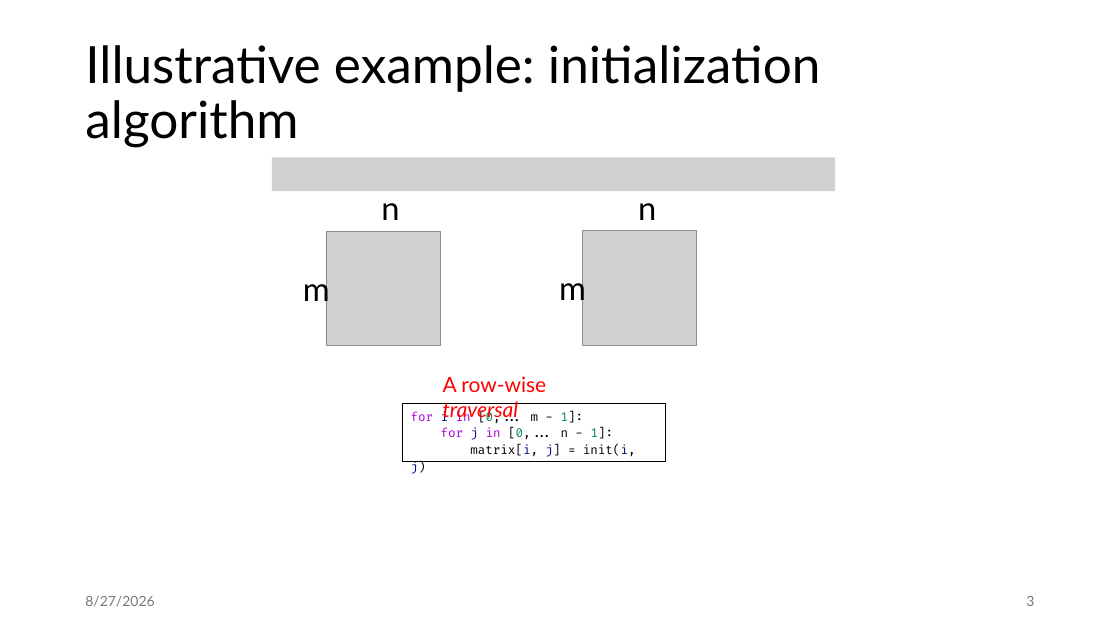
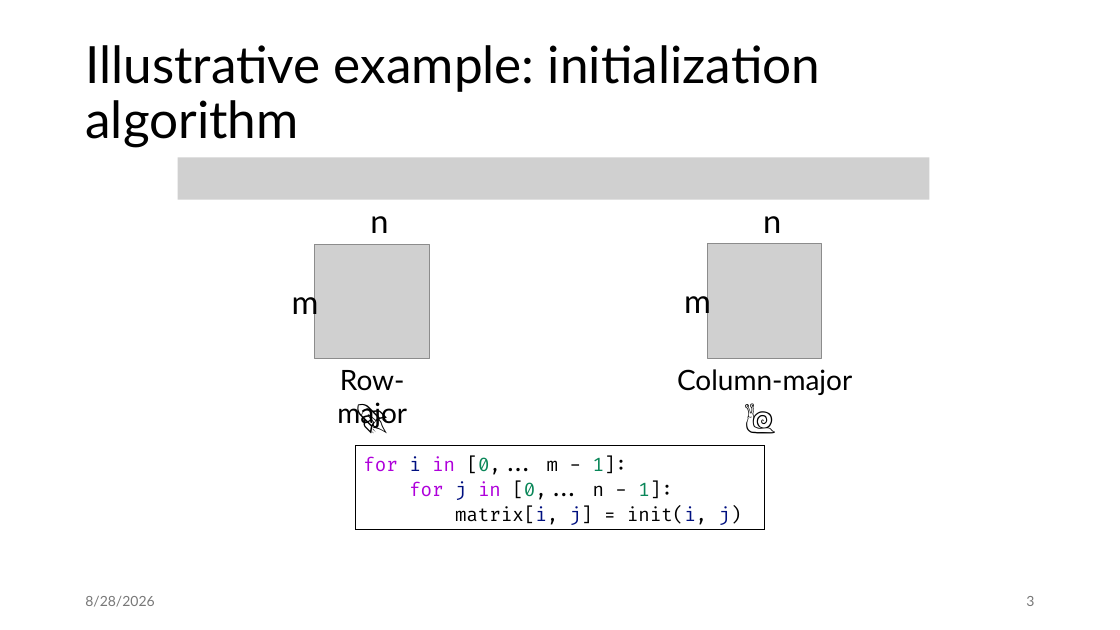
Before and after one commit to jiriklepl/phd-thesis, a slide deck: slide 3 of slides/Optimizing Memory Layouts and Traversal Orders in High-Performance Computing.pptx. Drawn at 1120x630 pixels with LibreOffice and Linux fonts; fonts in the diff are those of the drawing; grey boxes stand for pictures. Boxes give left, top, right and bottom in pixels: in the first picture for what was removed or moved away, otherwise in the second. Text is boxed around its words. In the diff, an @@ line names an element or a change of style, - is before the commit and + after.

```diff
--- a/slides/Optimizing Memory Layouts and Traversal Orders in High-Performance Computing.pptx
+++ b/slides/Optimizing Memory Layouts and Traversal Orders in High-Performance Computing.pptx
@@ picture: place and size @@
-picture at [272, 157, 836, 191]
+picture at [177, 157, 929, 199]
@@ text "n": place and size @@
-text "n" at [638, 203, 656, 220]
+text "n" at [763, 216, 781, 233]
@@ picture: place and size @@
-picture at [583, 231, 697, 346]
+picture at [708, 243, 822, 358]
@@ 2 texts, 1 picture: place and size @@
-2 texts, 1 picture at [303, 203, 441, 346]
+2 texts, 1 picture at [292, 216, 430, 359]
@@ text "m": place and size @@
-text "m" at [559, 271, 586, 306]
+text "m" at [684, 284, 711, 319]
@@ text added at [337, 370, 407, 429], 24 pt, text #000000 @@
+Row-major
@@ text removed at [443, 376, 546, 422] @@
-A row-wise traversal
@@ text added at [677, 369, 852, 395], 24 pt, text #000000 @@
+Column-major
@@ text added at [341, 392, 403, 439], 28 pt, text #000000 @@
+🚀
@@ text added at [729, 392, 791, 439], 28 pt, text #000000 @@
+🐌
@@ rectangle "for i in [0,... m ...": place and size @@
-rectangle "for i in [0,... m ..." at [402, 403, 666, 461]
+rectangle "for i in [0,... m ..." at [355, 445, 765, 529]
@@ rectangle "for i in [0,... m ..." at [355, 445, 765, 529]: size 10.5 to 16 pt @@
@@ text at [85, 596, 154, 607]: text changed @@
-8/27/2026
+8/28/2026
```
Also in this commit, not shown: 37 other slides changed, 9 slides added, 1 slide removed.
